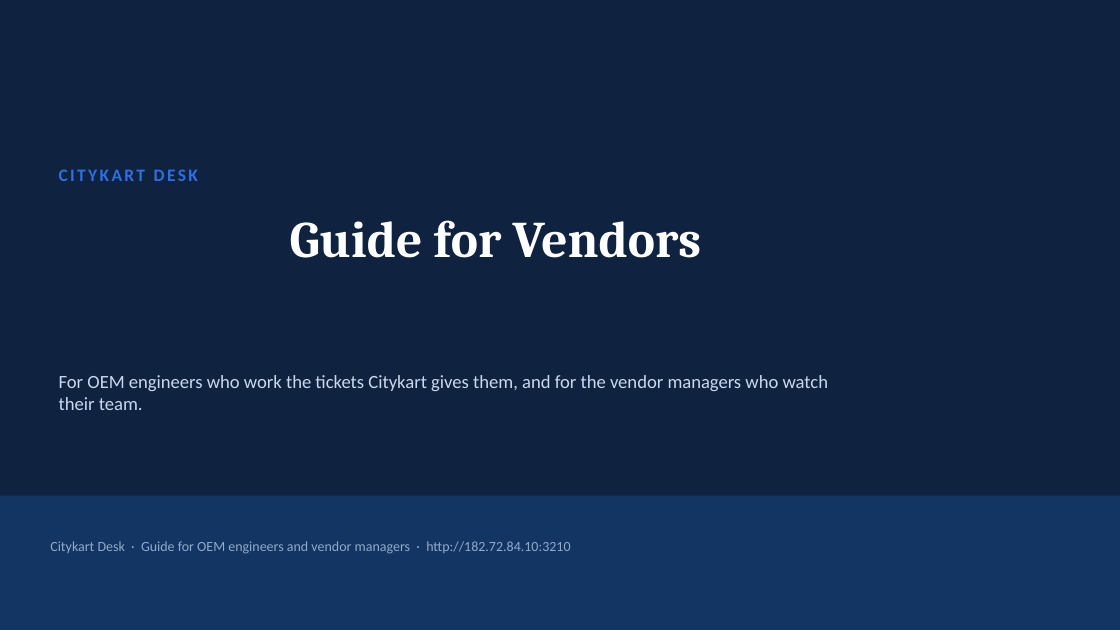
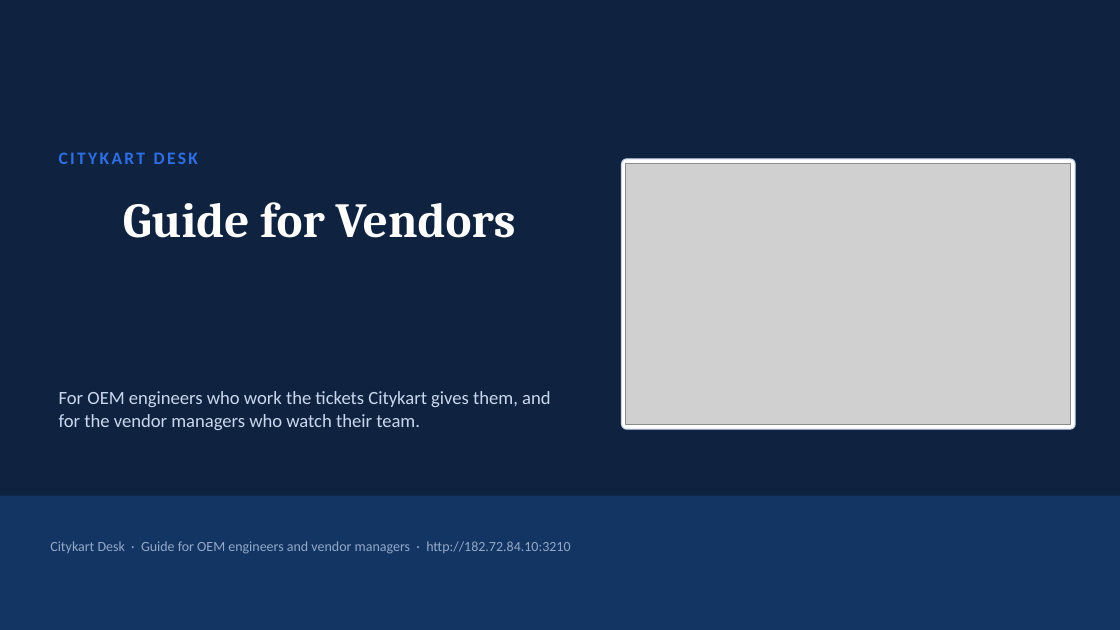
Before and after one commit to kumarsuraj84/Citykartdesk, a slide deck: slide 1 of docs/guides/CKDesk-Guide-for-Vendors.pptx. Drawn at 1120x630 pixels with LibreOffice and Linux fonts; fonts in the diff are those of the drawing; grey boxes stand for pictures. Boxes give left, top, right and bottom in pixels: in the first picture for what was removed or moved away, otherwise in the second. Text is boxed around its words. In the diff, an @@ line names an element or a change of style, - is before the commit and + after.

```diff
--- a/docs/guides/CKDesk-Guide-for-Vendors.pptx
+++ b/docs/guides/CKDesk-Guide-for-Vendors.pptx
@@ text "CITYKART DESK" moved from (x1=59, y1=169, x2=198, y2=181) to (x1=59, y1=152, x2=198, y2=164) @@
@@ rounded rectangle added at (x1=622, y1=159, x2=1075, y2=429), fill #FFFFFF, outline #C9D6E8 1 pt @@
@@ picture added at (x1=626, y1=163, x2=1071, y2=425) @@
@@ title "Guide for Vendors" moved from (x1=290, y1=220, x2=701, y2=258) to (x1=123, y1=202, x2=516, y2=238) @@
@@ title "Guide for Vendors" at (x1=123, y1=202, x2=516, y2=238): size 44 to 42 pt @@
@@ text "For OEM engineers who work ..." rewrapped from (x1=59, y1=375, x2=828, y2=410) to (x1=59, y1=391, x2=550, y2=430) @@
```
Also in this commit, not shown: 5 other slides changed, 8 slides added, 2 slides removed, 2 other files.
